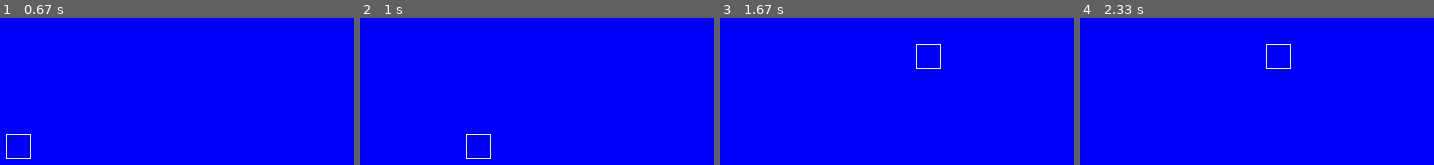
Above: before the commit, frames 1-4 (left to right).
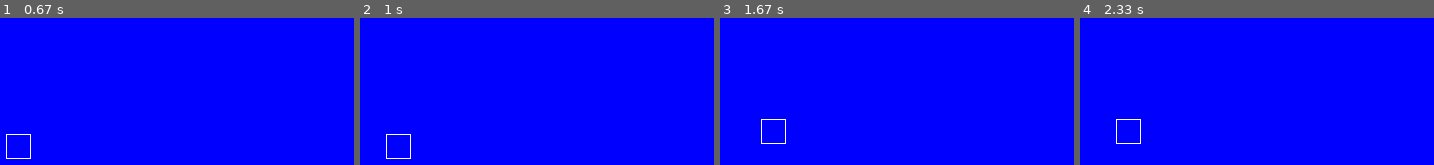
Above: after the commit, the same moments.

Repository: saegl5/myprojects
Game: pygame game, started from Codes/pygame-interaction-part-4/pygame_interaction_part_4.py
Same seed, same stepped clock (60 frames per second), same inputs: the game is played once before the commit and once after it.
Inputs:
- Up to frame 1 (0.67 s): tap Enter at 0.33 s
- Up to frame 2 (1 s): hold Right from 0.67 s (still down)
- Up to frame 3 (1.67 s): release Right at 1.13 s; hold Up 1.17-1.47 s; hold Right from 1.5 s (still down)
- Up to frame 4 (2.33 s): release Right at 1.97 s; hold Left from 2 s (still down)

Frame 1 is identical in both runs. In frame 2, 0.4% of the frame differs, in the area x 7-38%, y 78-96%; in frame 3, 0.4%; in frame 4, 0.4%.

Commit message:
removing increment, and simplifying code

Diff:
--- a/Codes/pygame-interaction-part-4/pygame_interaction_part_4.py
+++ b/Codes/pygame-interaction-part-4/pygame_interaction_part_4.py
@@ -11,11 +11,10 @@
 clock = pygame.time.Clock() # define "clock"
 x_offset = 0 # reordered
 y_offset = 0
-x_increment = 0
-y_increment = 0
 click_sound = pygame.mixer.Sound("click4.ogg") # "Sound" must be capitalized, example
 
 pygame.display.set_caption("QUESTABOX's Cool Game") # title, example
+pygame.key.set_repeat(100) # 100 millisecond delay between repeats, optional
 
 # --- Functions
 # def draw_rect(COLOR, x, y, W, H, width):
@@ -32,23 +31,21 @@
             sys.exit() # exit entire process
         # --- Mouse/keyboard events
         elif action.type == pygame.KEYDOWN: # "elif" means else if
-            if action.key == pygame.K_LEFT: # note "action.key"
-                x_increment = -5 # "-5" is optional
-            elif action.key == pygame.K_RIGHT:
-                x_increment = 5
-            elif action.key == pygame.K_UP: # recall that y increases going downward
-                y_increment = -5  # note "y_increment," and recall that y increases going downward
+            if action.key == pygame.K_RIGHT: # note "action.key"
+                x_offset += 5 # "5" is optional
+            elif action.key == pygame.K_LEFT:
+                x_offset -= 5
             elif action.key == pygame.K_DOWN:
-                y_increment = 5
+                y_offset += 5  # note "y_offset," and recall that y increases going downward
+            elif action.key == pygame.K_UP:
+                y_offset -= 5
             elif action.key == pygame.K_RETURN:
                 click_sound.play()
         elif action.type == pygame.KEYUP:
-            x_increment = 0
-            y_increment = 0
-        # -------------------
+            x_offset += 0
+            y_offset += 0
+        # -------------------------
     # --- Game logic
-    x_offset += x_increment
-    y_offset += y_increment
     if size[0]/2+x_offset < 0:
         x_offset = -size[0]/2 # prevent rectangle from passing left edge, solved for x_offset
     elif size[0]/2+x_offset+25 > size[0]:
